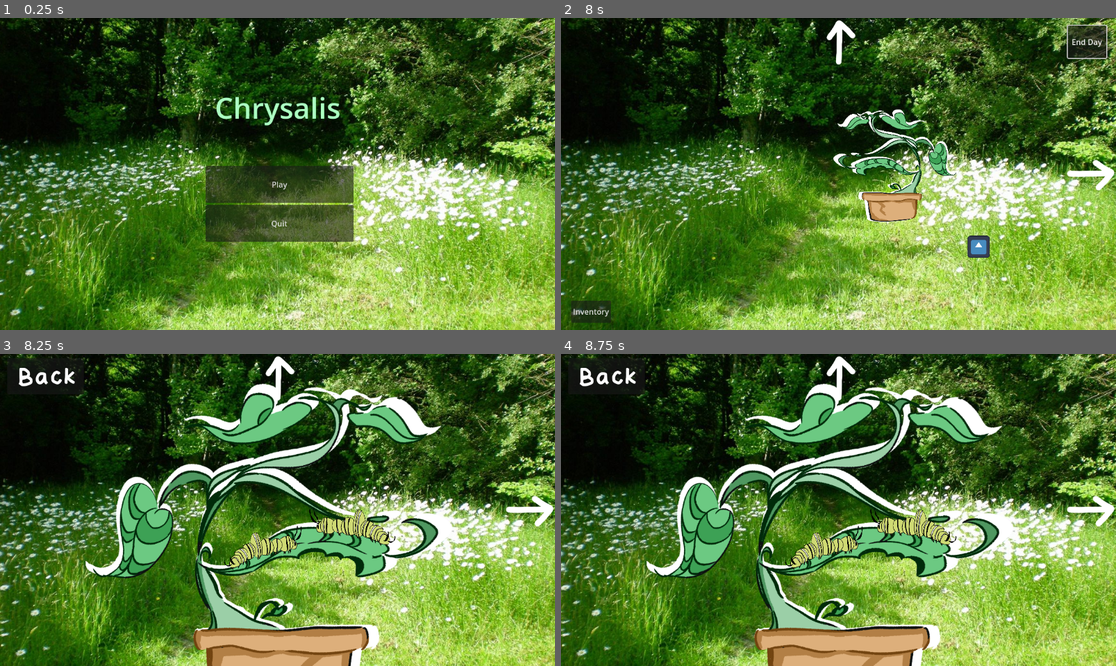
Above: before the commit, frames 1-4 (two rows, left to right).
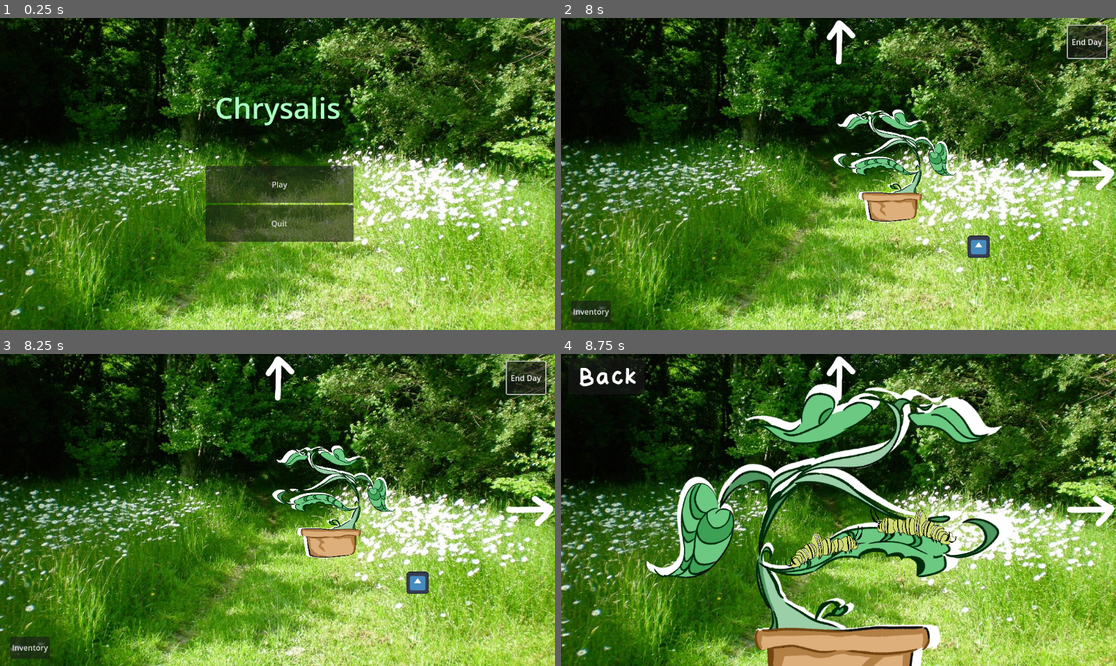
Above: after the commit, the same moments.

Repository: soapie18/gmtk-jam-26
Game: Godot game, scene res://root_context.tscn
Two runs of this game, one before a commit and one after it. Both use one fixed random seed, a clock stepped at 60 frames per second and the inputs below. The engine's default icon, where the game draws it, is replaced by a stand-in: a white triangle on a blue panel in a dark square.
Inputs (mouse positions are in pixels of both pictures, inside the frame that each line leads up to):
- Up to frame 1 (0.25 s): no input
- Up to frame 2 (8 s): click "Play" at 0.5 s; click "Inventory" at 1.25 s; click "End Day" at 2 s; click "Inventory" at 2.75 s; click "End Day" at 3.5 s; click "Inventory" at 4.25 s; click "End Day" at 5 s; tap Enter at 5.75, 7.25 s; drag from (672, 305) to (766, 242) at 5.77 s; tap Space (fish) at 6.5 s; drag from (766, 242) to (1066, 295) at 6.52 s; move the mouse to (1066, 295) at 7.27 s; hold Space (fish) from 7.28 s (still down); click (1066, 295) at 7.42 s
- Up to frame 3 (8.25 s): release Space (fish) at 8 s; drag from (333, 500) to (111, 463) at 8.02 s
- Up to frame 4 (8.75 s): no input

Frames 1-2 are identical in both runs. In frame 3, 62% of the frame differs, in the area x 0-100%, y 0-100%; in frame 4, nothing differs.

Commit message:
prebuild attempt 2

Diff:
--- a/Minigame Files/FishingGame/fishing_game.gd
+++ b/Minigame Files/FishingGame/fishing_game.gd
@@ -141,7 +141,7 @@
 
 	_shake(5.0, 0.20)
 
-	await get_tree().create_timer(0.2).timeout
+	await get_tree().create_timer(0.5).timeout
 	finished_task.emit(false)
 
 func _success():
@@ -155,7 +155,7 @@
 	_shake(10.0, 0.25)
 	_punch_ui(root_ui, 1.12, 0.18)
 
-	await get_tree().create_timer(0.25).timeout
+	await get_tree().create_timer(0.5).timeout
 	finished_task.emit(true)
 
 
--- a/Minigame Files/NestRepairGame/PidgeonNest.gd
+++ b/Minigame Files/NestRepairGame/PidgeonNest.gd
@@ -29,4 +29,5 @@
 		WinLabel.show()
 		Skillcheck.hide()
 		win_sound.play()
+		await get_tree().create_timer(1).timeout
 		finished_task.emit(true)
--- a/Minigame Files/NestRepairGame/PigeonNestRepair.tscn
+++ b/Minigame Files/NestRepairGame/PigeonNestRepair.tscn
@@ -161,7 +161,6 @@
 animation = &"Fixed"
 
 [node name="hp" type="ProgressBar" parent="CanvasLayer/PidgeonNest"]
-anchors_preset = -1
 offset_left = -4.9652762
 offset_top = -10.173611
 offset_right = 5.0347238
--- a/Systems/Scene Management/minigame_manager.gd
+++ b/Systems/Scene Management/minigame_manager.gd
@@ -70,6 +70,7 @@
 
 	# Picked up in player.
 	minigame_inventory_query.emit(items_required_for_minigame)
+	await get_tree().create_timer(0.3).timeout
 
 	if can_start_minigame:
 		print("ready to start this minigame!")
--- a/project.godot
+++ b/project.godot
@@ -13,7 +13,7 @@
 config/name="gmtk-jam-26"
 run/main_scene="uid://n0jpfh3ktu37"
 config/features=PackedStringArray("4.5", "GL Compatibility")
-config/icon="res://icon.svg"
+config/icon="uid://bsikbww3114ty"
 
 [input]
 
Binary file added: Chrisalis_Logo.png
Not shown, added: Chrisalis_Logo.png.import
Not shown, added: export_presets.cfg
